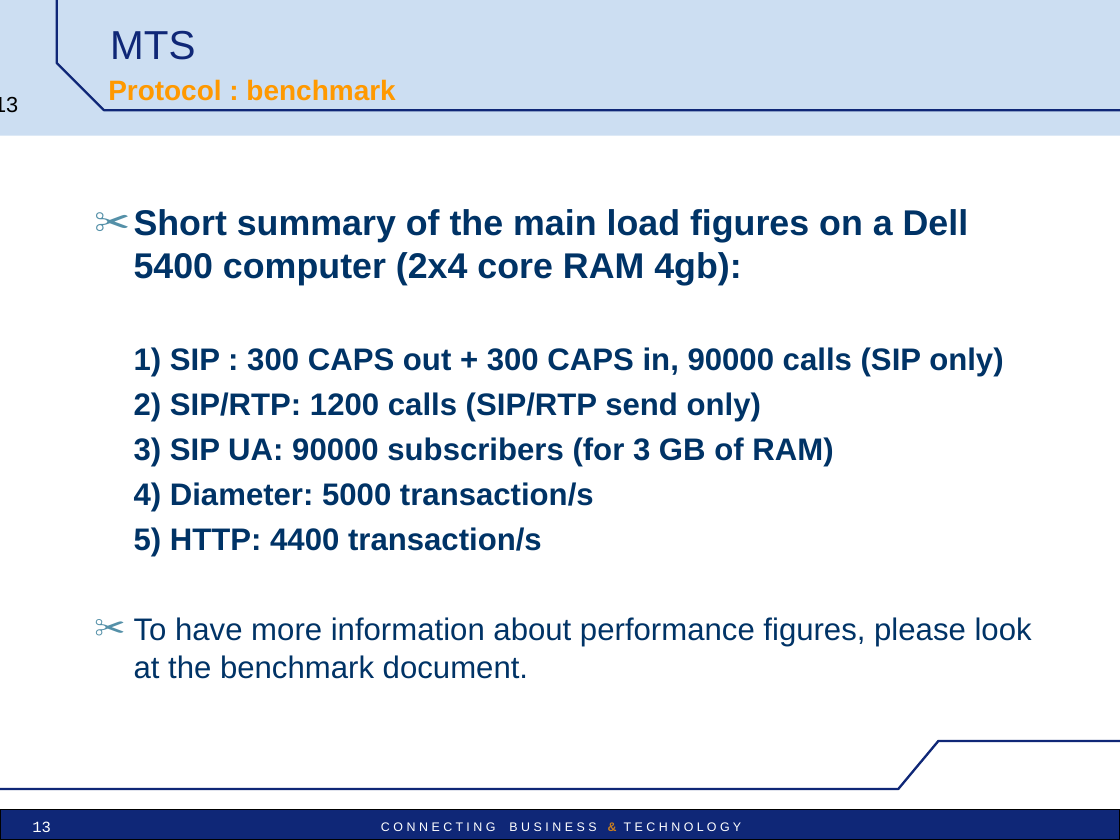
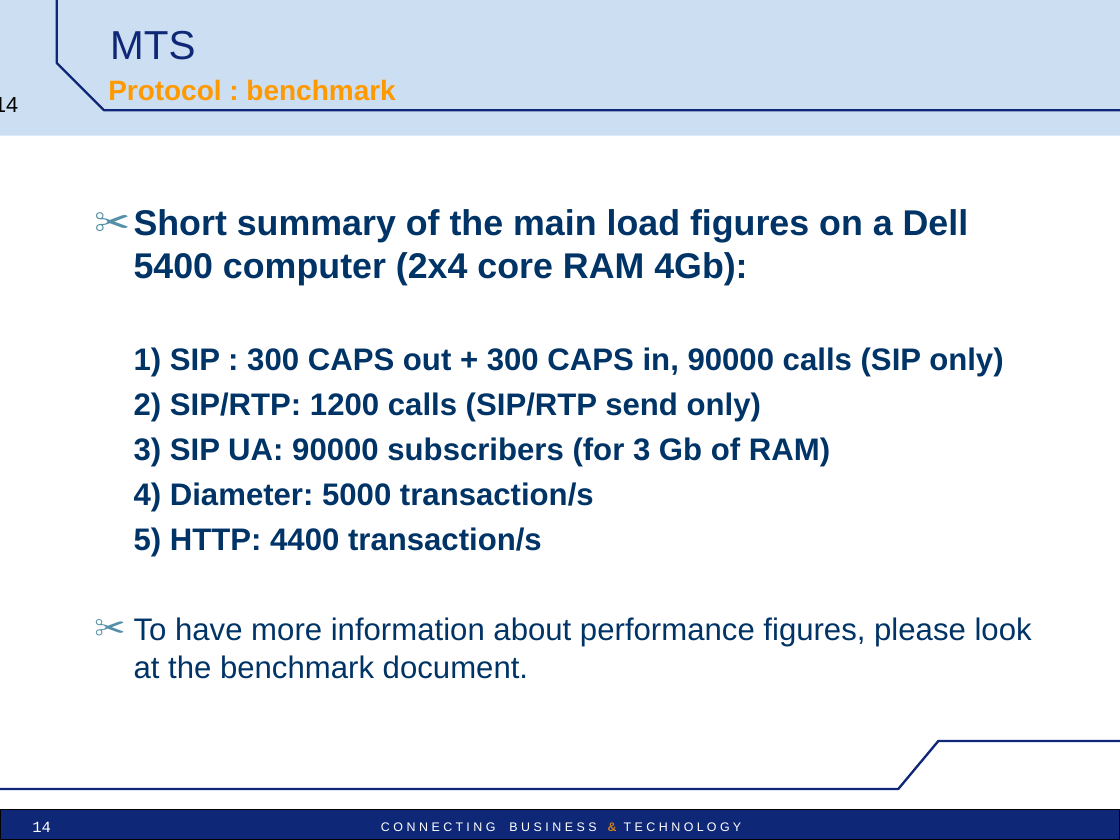
Before and after one commit to vu3mmg/mts-project, a slide deck: slide 14 of trunk/mts/src/main/doc/MTS_pres_technical.ppt (slide 13 before the commit). Drawn at 1120x840 pixels with LibreOffice and Linux fonts; fonts in the diff are those of the drawing; background and template pictures are left out. Boxes give left, top, right and bottom in pixels: in the first picture for what was removed or moved away, otherwise in the second. Text is boxed around its words. In the diff, an @@ line names an element or a change of style, - is before the commit and + after.

```diff
--- a/trunk/mts/src/main/doc/MTS_pres_technical.ppt
+++ b/trunk/mts/src/main/doc/MTS_pres_technical.ppt
@@ page number at <box>0,97,18,112</box>: text changed @@
-13
+14
@@ text at <box>134,209,969,286</box>: text changed @@
-✂ Short summary of the main load figures on a Dell 5400 computer (2x4 core RAM 4gb):
+✂ Short summary of the main load figures on a Dell 5400 computer (2x4 core RAM 4Gb):
@@ text at <box>134,437,830,466</box>: text changed @@
-3) SIP UA: 90000 subscribers (for 3 GB of RAM)
+3) SIP UA: 90000 subscribers (for 3 Gb of RAM)
@@ page number at <box>32,821,51,832</box>: text changed @@
-13
+14
```
Also in this commit, not shown: 1 other slide changed, 1 slide added.
